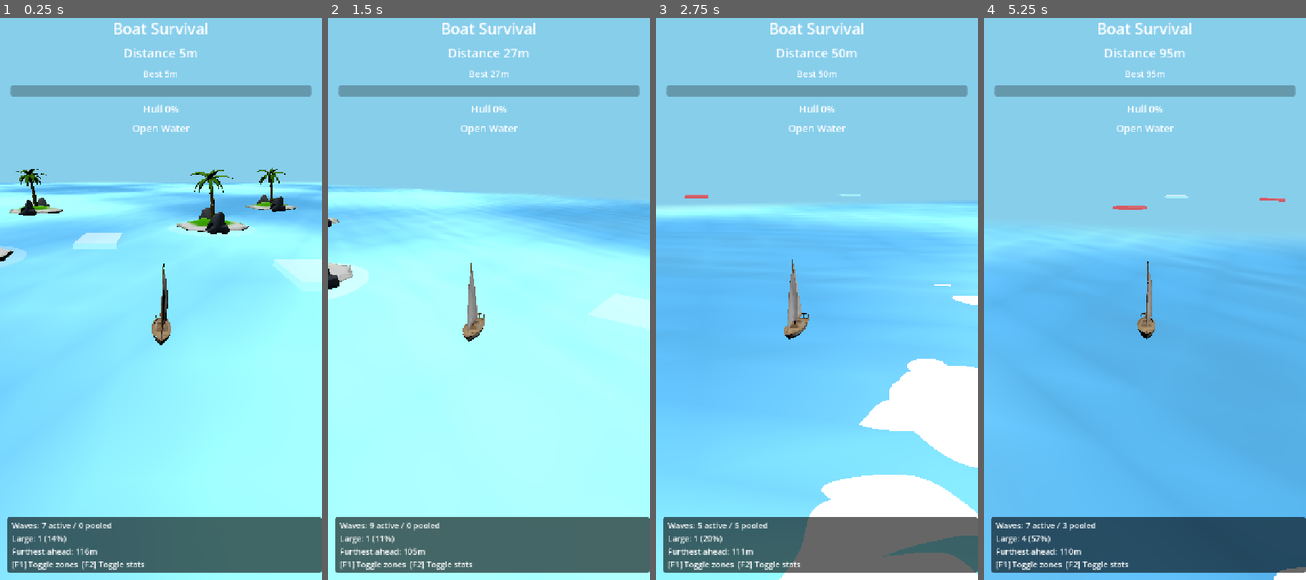
Above: before the commit, frames 1-4 (left to right).
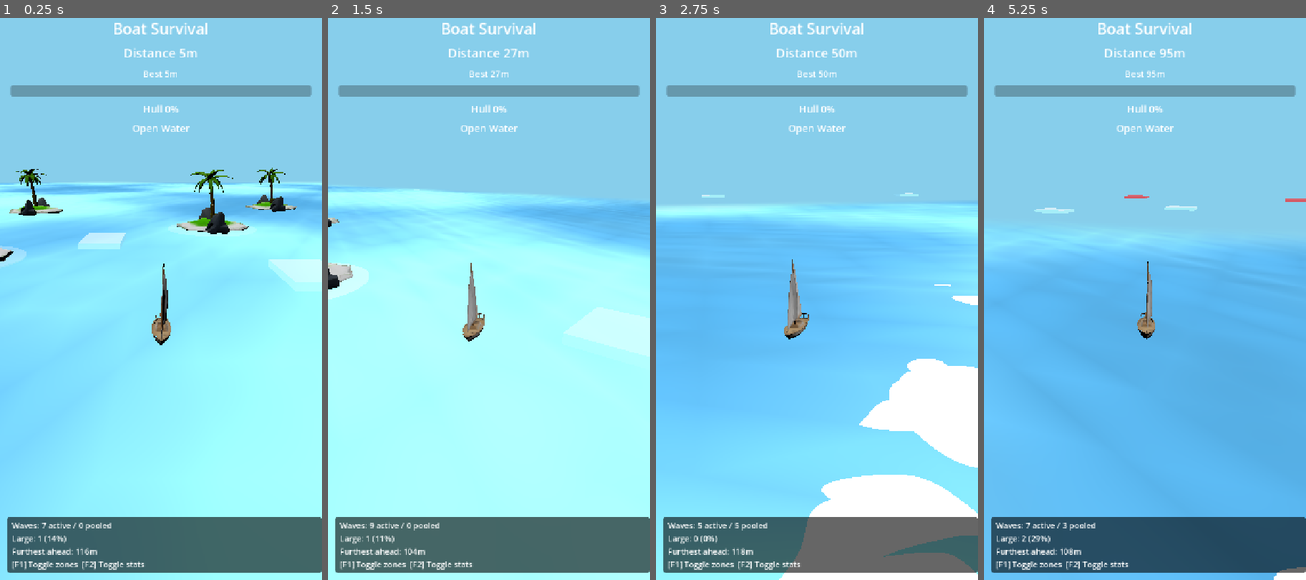
Above: after the commit, the same moments.

Repository: lseyesl/ai_game_board
Game: Godot game, scene res://scenes/main/Main.tscn
The game is run twice, just before and just after one commit, with the same random seed, the same clock (stepped at 60 frames per second) and the same inputs.
Inputs (mouse positions are in pixels of both pictures, inside the frame that each line leads up to):
- Up to frame 1 (0.25 s): no input
- Up to frame 2 (1.5 s): tap Enter (ui_accept) at 0.5, 0.77 s; move the mouse to (559, 265) at 0.52 s; hold Right (ui_right) 0.53-1.25 s; tap F at 0.6 s; click (559, 265) at 0.67 s; drag from (424, 321) to (472, 405) at 1.27 s
- Up to frame 3 (2.75 s): move the mouse to (849, 169) at 2.02 s; hold Right (ui_right) from 2.03 s (still down); hold E from 2.03 s (still down)
- Up to frame 4 (5.25 s): release Right (ui_right) at 2.75 s; release E at 2.75 s; drag from (1128, 405) to (1048, 209) at 2.77 s; move the mouse to (1241, 377) at 3.52 s; hold Left (ui_left) 3.53-4.25 s; tap F at 3.6 s; tap Enter (ui_accept) at 3.77 s; drag from (1048, 209) to (1096, 152) at 4.27 s; move the mouse to (1161, 293) at 5.02 s; hold S from 5.03 s (still down); hold E from 5.03 s (still down); click (1161, 293) at 5.17 s

The runs differ from the first frame. In frame 1, 0.2% of the frame differs, in the area x 22-100%, y 38-49%; in frame 2, 1.5%, in the area x 26-100%, y 30-96%; in frame 3, 0.2%; in frame 4, 0.5%.

Commit message:
fix: reduce wave drift speed ranges

Diff:
--- a/scripts/waves/wave_profile.gd
+++ b/scripts/waves/wave_profile.gd
@@ -14,7 +14,7 @@
 	profile.lift_force = 0.0
 	profile.damage_risk = 0.0
 	profile.is_large = false
-	profile.drift_speed = randf_range(1.0, 3.0)
+	profile.drift_speed = randf_range(0.2, 0.8)
 	return profile
 
 
@@ -24,5 +24,5 @@
 	profile.lift_force = 6.0
 	profile.damage_risk = 8.0
 	profile.is_large = true
-	profile.drift_speed = randf_range(2.0, 5.0)
+	profile.drift_speed = randf_range(0.3, 1.2)
 	return profile
--- a/tests/unit/test_wave_profile.gd
+++ b/tests/unit/test_wave_profile.gd
@@ -9,13 +9,13 @@
 	var large_profile = WaveProfileScript.large()
 	if large_profile.damage_risk <= 0.0:
 		failures.append("large wave profile should have positive damage risk")
-	if large_profile.drift_speed < 2.0 or large_profile.drift_speed > 5.0:
-		failures.append("large profile drift_speed should be between 2.0 and 5.0, got %f" % large_profile.drift_speed)
+	if large_profile.drift_speed < 0.3 or large_profile.drift_speed > 1.2:
+		failures.append("large profile drift_speed should be between 0.3 and 1.2, got %f" % large_profile.drift_speed)
 
 	var small_profile = WaveProfileScript.small()
 	if is_equal_approx(small_profile.turn_push, 0.0):
 		failures.append("small wave profile should apply turn push")
-	if small_profile.drift_speed < 1.0 or small_profile.drift_speed > 3.0:
-		failures.append("small profile drift_speed should be between 1.0 and 3.0, got %f" % small_profile.drift_speed)
+	if small_profile.drift_speed < 0.2 or small_profile.drift_speed > 0.8:
+		failures.append("small profile drift_speed should be between 0.2 and 0.8, got %f" % small_profile.drift_speed)
 
 	return failures
